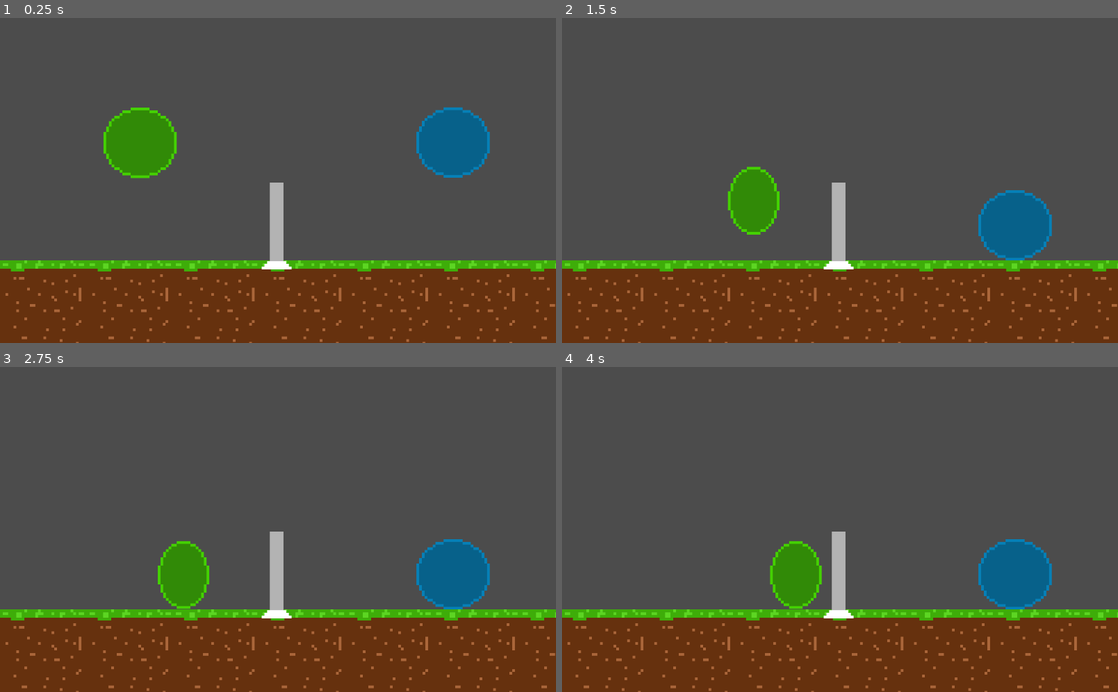
Above: before the commit, frames 1-4 (two rows, left to right).
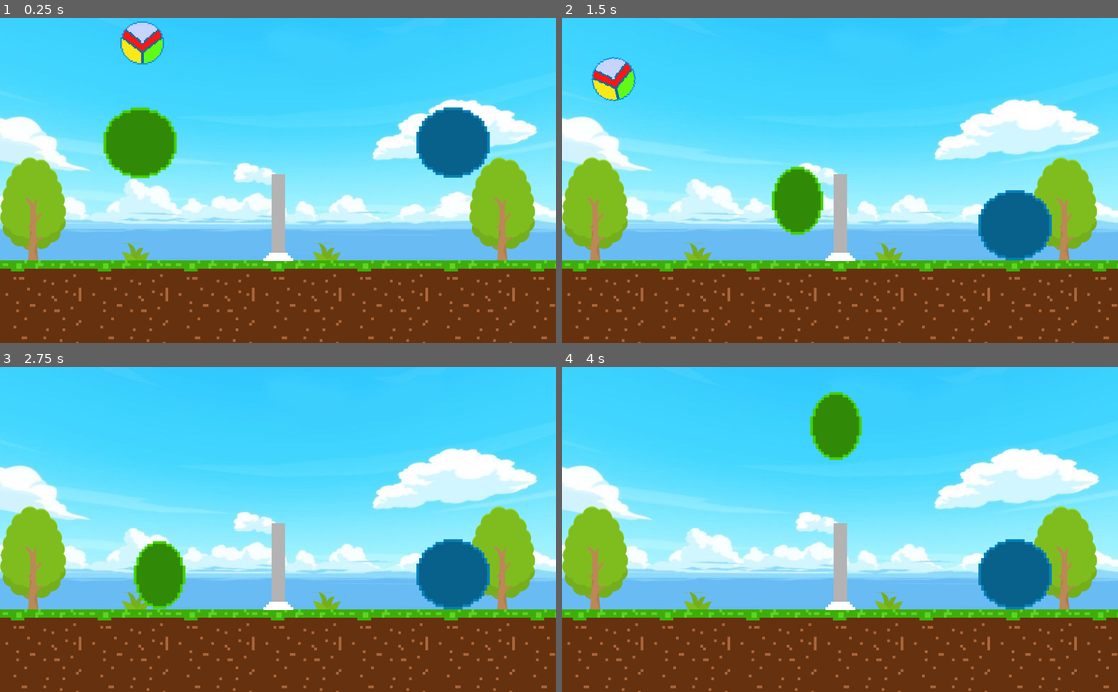
Above: after the commit, the same moments.

Repository: DJWOMS/volleyball-game-godot
Game: Godot game, scene res://main.tscn
Same seed, same stepped clock (60 frames per second), same inputs: the game is played once before the commit and once after it. This scene is started directly instead of the project's main scene.
Inputs:
- Up to frame 1 (0.25 s): no input
- Up to frame 2 (1.5 s): hold D (pl_2_right) from 0.53 s (still down); tap W (pl_2_up) at 0.77 s
- Up to frame 3 (2.75 s): tap W (pl_2_up) at 1.52 s; release D (pl_2_right) at 2.03 s; hold A (pl_2_left) from 2.03 s (still down)
- Up to frame 4 (4 s): release A (pl_2_left) at 2.78 s; hold D (pl_2_right) from 2.78 s (still down); tap W (pl_2_up) at 3.02, 3.77 s

The runs differ from the first frame. In frame 1, 70% of the frame differs, in the area x 0-100%, y 0-78%; in frame 2, 72%; in frame 3, 72%; in frame 4, 72%.

Commit message:
add ball

Diff:
--- /dev/null
+++ b/Ball.tscn
@@ -0,0 +1,37 @@
+[gd_scene load_steps=5 format=2]
+
+[ext_resource path="res://sprites/ball-sprite.png" type="Texture" id=1]
+[ext_resource path="res://sprites/volleyball.png" type="Texture" id=2]
+
+[sub_resource type="SpriteFrames" id=1]
+animations = [ {
+"frames": [ ExtResource( 1 ) ],
+"loop": true,
+"name": "idle",
+"speed": 5.0
+}, {
+"frames": [ ExtResource( 2 ) ],
+"loop": true,
+"name": "walk",
+"speed": 5.0
+} ]
+
+[sub_resource type="CircleShape2D" id=2]
+radius = 40.4598
+
+[node name="Ball" type="RigidBody2D"]
+position = Vector2( 0.210224, 0.210224 )
+mass = 0.85
+gravity_scale = 10.0
+
+[node name="AnimatedSprite" type="AnimatedSprite" parent="."]
+scale = Vector2( 0.5, 0.5 )
+frames = SubResource( 1 )
+animation = "walk"
+
+[node name="CollisionShape2D" type="CollisionShape2D" parent="."]
+position = Vector2( 0.10511, -0.0363598 )
+shape = SubResource( 2 )
+__meta__ = {
+"_edit_group_": true
+}
--- a/Player2.gd
+++ b/Player2.gd
@@ -3,7 +3,7 @@
 
 export var speed = 400
 var velocity = Vector2(0, 0)
-const SPEED = 100
+const SPEED = 200
 const GRAVITY = 35
 const JUMPFORCE = -800
 var screen_size
--- a/Spatial.gd
+++ b/Spatial.gd
@@ -3,7 +3,7 @@
 
 export var speed = 400
 var velocity = Vector2(0, 0)
-const SPEED = 100
+const SPEED = 200
 const GRAVITY = 35
 const JUMPFORCE = -800
 var screen_size
--- a/main.tscn
+++ b/main.tscn
@@ -1,20 +1,39 @@
-[gd_scene load_steps=8 format=2]
+[gd_scene load_steps=11 format=2]
 
 [ext_resource path="res://sprites/gr1_1.png" type="Texture" id=1]
 [ext_resource path="res://Spatial.tscn" type="PackedScene" id=2]
 [ext_resource path="res://sprites/net.png" type="Texture" id=3]
 [ext_resource path="res://Player2.tscn" type="PackedScene" id=4]
+[ext_resource path="res://sprites/trees.tres" type="TileSet" id=5]
+[ext_resource path="res://Ball.tscn" type="PackedScene" id=6]
+[ext_resource path="res://sprites/sky.jpg" type="Texture" id=7]
 
 [sub_resource type="RectangleShape2D" id=1]
 extents = Vector2( 529.927, 80.6933 )
 
 [sub_resource type="RectangleShape2D" id=2]
-extents = Vector2( 12.7138, 73.6173 )
+extents = Vector2( 12.7138, 82.9218 )
 
 [sub_resource type="RectangleShape2D" id=3]
 extents = Vector2( 27.8165, 7.75339 )
 
 [node name="Node2D" type="Node2D"]
+
+[node name="Sprite8" type="Sprite" parent="."]
+position = Vector2( 512.25, 226.195 )
+scale = Vector2( 1.30367, 1.09469 )
+texture = ExtResource( 7 )
+
+[node name="TileMap" type="TileMap" parent="."]
+tile_set = ExtResource( 5 )
+cell_size = Vector2( 32, 32 )
+format = 1
+tile_data = PoolIntArray( 524288, 0, 0, 524315, 0, 0, 851975, 1, 0, 851986, 1, 0 )
+
+[node name="Ball" parent="." instance=ExtResource( 6 )]
+position = Vector2( 262.064, 17.6389 )
+scale = Vector2( 1.01239, 0.923051 )
+mass = 0.104082
 
 [node name="Player" parent="." instance=ExtResource( 2 )]
 position = Vector2( 832, 160 )
@@ -57,7 +76,7 @@
 shape = SubResource( 1 )
 
 [node name="StaticBody2D2" type="StaticBody2D" parent="."]
-position = Vector2( 512, 384 )
+position = Vector2( 515.15, 368.251 )
 __meta__ = {
 "_edit_group_": true
 }
@@ -66,7 +85,7 @@
 texture = ExtResource( 3 )
 
 [node name="CollisionShape2D" type="CollisionShape2D" parent="StaticBody2D2"]
-position = Vector2( -2.44088, -6.72742 )
+position = Vector2( -2.44088, 2.62704 )
 shape = SubResource( 2 )
 
 [node name="CollisionShape2D2" type="CollisionShape2D" parent="StaticBody2D2"]
--- /dev/null
+++ b/sprites/trees.tres
@@ -0,0 +1,47 @@
+[gd_resource type="TileSet" load_steps=2 format=2]
+
+[ext_resource path="res://sprites/foliagePack_default.png" type="Texture" id=1]
+
+[resource]
+0/name = "foliagePack_default.png 0"
+0/texture = ExtResource( 1 )
+0/tex_offset = Vector2( 0, 0 )
+0/modulate = Color( 1, 1, 1, 1 )
+0/region = Rect2( 151, -1, 122, 211 )
+0/tile_mode = 0
+0/occluder_offset = Vector2( 0, 0 )
+0/navigation_offset = Vector2( 0, 0 )
+0/shape_offset = Vector2( 0, 0 )
+0/shape_transform = Transform2D( 1, 0, 0, 1, 0, 0 )
+0/shape_one_way = false
+0/shape_one_way_margin = 0.0
+0/shapes = [  ]
+0/z_index = 0
+1/name = "foliagePack_default.png 1"
+1/texture = ExtResource( 1 )
+1/tex_offset = Vector2( 0, 0 )
+1/modulate = Color( 1, 1, 1, 1 )
+1/region = Rect2( 98, 958, 53, 45 )
+1/tile_mode = 0
+1/occluder_offset = Vector2( 0, 0 )
+1/navigation_offset = Vector2( 0, 0 )
+1/shape_offset = Vector2( 0, 0 )
+1/shape_transform = Transform2D( 1, 0, 0, 1, 0, 0 )
+1/shape_one_way = false
+1/shape_one_way_margin = 0.0
+1/shapes = [  ]
+1/z_index = 0
+2/name = "foliagePack_default.png 2"
+2/texture = ExtResource( 1 )
+2/tex_offset = Vector2( 0, 0 )
+2/modulate = Color( 1, 1, 1, 1 )
+2/region = Rect2( 760, 610, 66, 172 )
+2/tile_mode = 0
+2/occluder_offset = Vector2( 0, 0 )
+2/navigation_offset = Vector2( 0, 0 )
+2/shape_offset = Vector2( 0, 0 )
+2/shape_transform = Transform2D( 1, 0, 0, 1, 0, 0 )
+2/shape_one_way = false
+2/shape_one_way_margin = 0.0
+2/shapes = [  ]
+2/z_index = 0
Binary file added: sprites/ball-sprite.png
Not shown, added: sprites/ball-sprite.png.import
Binary file added: sprites/foliagePack_default.png
Not shown, added: sprites/foliagePack_default.png.import
Binary file added: sprites/sky.jpg
Not shown, added: sprites/sky.jpg.import
Binary file added: sprites/volleyball.png
Not shown, added: sprites/volleyball.png.import
